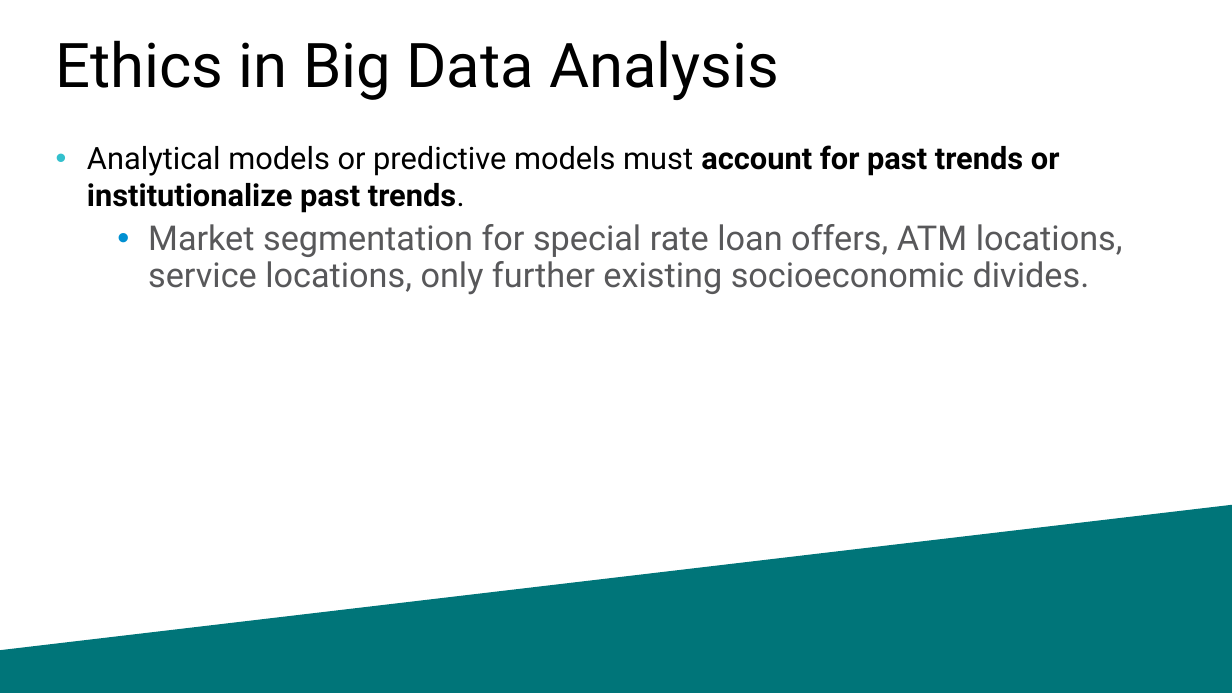
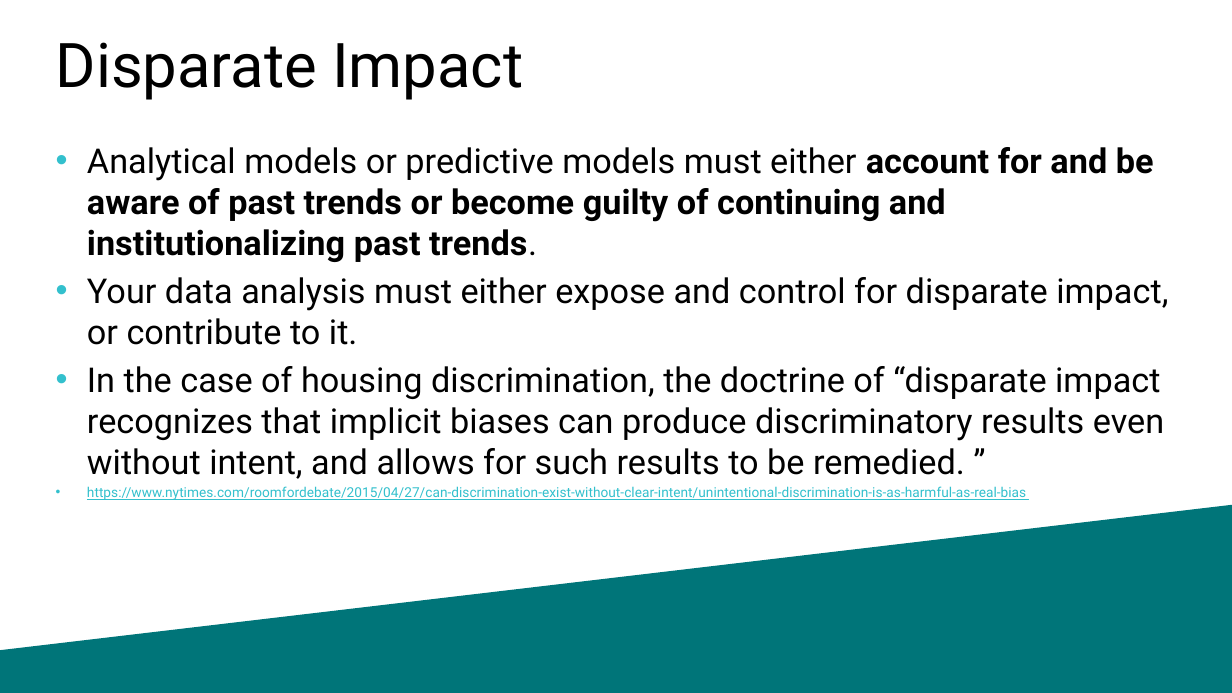
Before and after one commit to williamadba/Public-Presentations, a slide deck: slide 21 of SQLSat Baton Rouge BI 2020/Ethics in Modern Data.pptx (slide 16 before the commit). Drawn at 1232x693 pixels with LibreOffice and Linux fonts; fonts in the diff are those of the drawing. Boxes give left, top, right and bottom in pixels: in the first picture for what was removed or moved away, otherwise in the second. Text is boxed around its words. In the diff, an @@ line names an element or a change of style, - is before the commit and + after.

```diff
--- a/SQLSat Baton Rouge BI 2020/Ethics in Modern Data.pptx
+++ b/SQLSat Baton Rouge BI 2020/Ethics in Modern Data.pptx
@@ title at box(56, 42, 523, 100): text changed @@
-Ethics in Big Data Analysis
+Disparate Impact
@@ text at box(87, 147, 1168, 500): text changed; text colour #58585A to #000000 @@
-• Analytical models or predictive models must account for past trends or institutionalize past trends.
-  • Market segmentation for special rate loan offers, ATM locations, service locations, only further existing socioeconomic divides.
+• Analytical models or predictive models must either account for and be aware of past trends or become guilty of continuing and institutionalizing past trends.
+• Your data analysis must either expose and control for disparate impact, or contribute to it.
+• In the case of housing discrimination, the doctrine of “disparate impact recognizes that implicit biases can produce discriminatory results even without intent, and allows for such results to be remedied. ”
+• https://www.nytimes.com/roomfordebate/2015/04/27/can-discrimination-exist-without-clear-intent/unintentional-discrimination-is-as-harmful-as-real-bias
```
Also in this commit, not shown: 7 other slides changed, 13 slides added.
